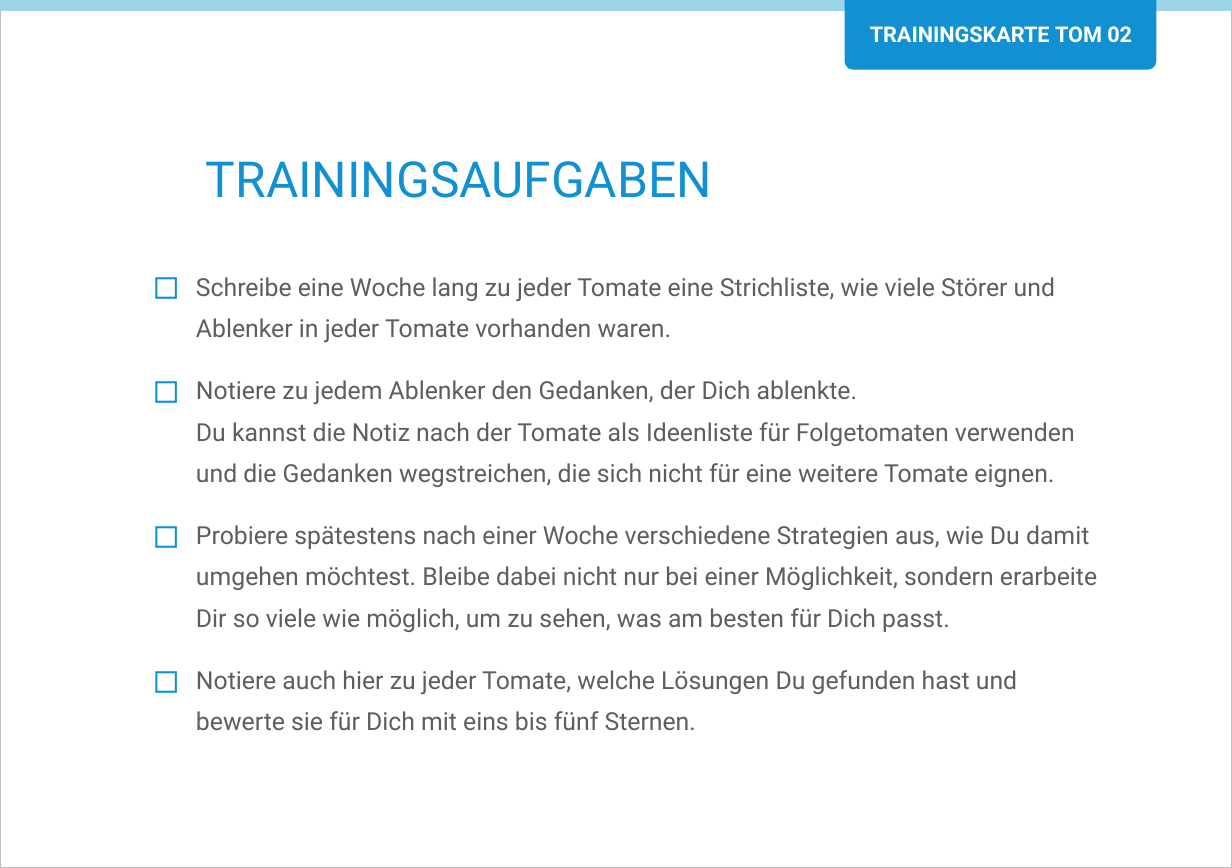
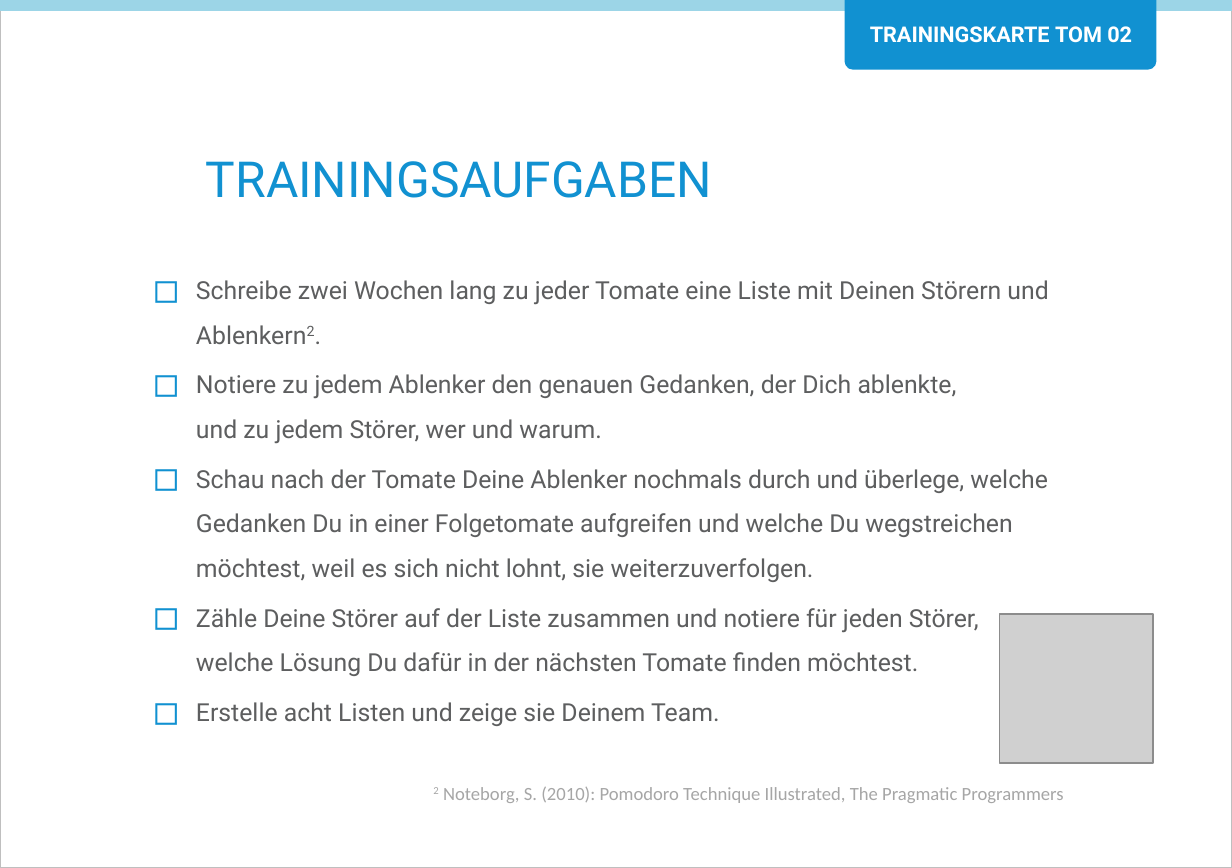
Before and after one commit to Teamtool/training-materials, a slide deck: slide 2 of agile moves/Tomatoes (TOM)/ger/apprentice/ger_TOM_02_Bin_in_einer_tomate_AM_A.pptx. Drawn at 1232x868 pixels with LibreOffice and Linux fonts; fonts in the diff are those of the drawing; grey boxes stand for pictures; background and template pictures are left out. Boxes give left, top, right and bottom in pixels: in the first picture for what was removed or moved away, otherwise in the second. Text is boxed around its words. In the diff, an @@ line names an element or a change of style, - is before the commit and + after.

```diff
--- a/agile moves/Tomatoes (TOM)/ger/apprentice/ger_TOM_02_Bin_in_einer_tomate_AM_A.pptx
+++ b/agile moves/Tomatoes (TOM)/ger/apprentice/ger_TOM_02_Bin_in_einer_tomate_AM_A.pptx
@@ text at box(196, 280, 1048, 726): text changed @@
-◻ Schreibe eine Woche lang zu jeder Tomate eine Strichliste, wie viele Störer und Ablenker in jeder Tomate vorhanden waren.
-◻ Notiere zu jedem Ablenker den Gedanken, der Dich ablenkte.
-  Du kannst die Notiz nach der Tomate als Ideenliste für Folgetomaten verwenden und die Gedanken wegstreichen, die sich nicht für eine weitere Tomate eignen.
-◻ Probiere spätestens nach einer Woche verschiedene Strategien aus, wie Du damit umgehen möchtest. Bleibe dabei nicht nur bei einer Möglichkeit, sondern erarbeite Dir so viele wie möglich, um zu sehen, was am besten für Dich passt.
-◻ Notiere auch hier zu jeder Tomate, welche Lösungen Du gefunden hast und bewerte sie für Dich mit eins bis fünf Sternen.
+◻ Schreibe zwei Wochen lang zu jeder Tomate eine Liste mit Deinen Störern und Ablenkern2.
+◻ Notiere zu jedem Ablenker den genauen Gedanken, der Dich ablenkte,
+  und zu jedem Störer, wer und warum.
+◻ Schau nach der Tomate Deine Ablenker nochmals durch und überlege, welche Gedanken Du in einer Folgetomate aufgreifen und welche Du wegstreichen möchtest, weil es sich nicht lohnt, sie weiterzuverfolgen.
+◻ Zähle Deine Störer auf der Liste zusammen und notiere für jeden Störer,
+  welche Lösung Du dafür in der nächsten Tomate finden möchtest.
+◻ Erstelle acht Listen und zeige sie Deinem Team.
@@ picture added at box(1000, 615, 1153, 764) @@
@@ text added at box(433, 787, 1064, 803), 9 pt, text #A6A6A6 @@
+2 Noteborg, S. (2010): Pomodoro Technique Illustrated, The Pragmatic Programmers
```
Also in this commit, not shown: 1 other slide changed, 1 other file.
